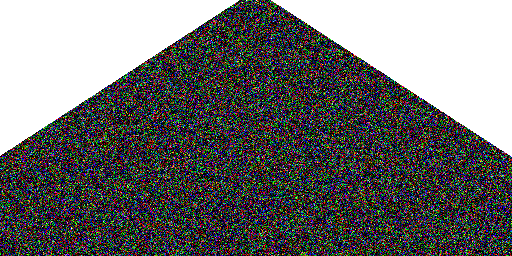
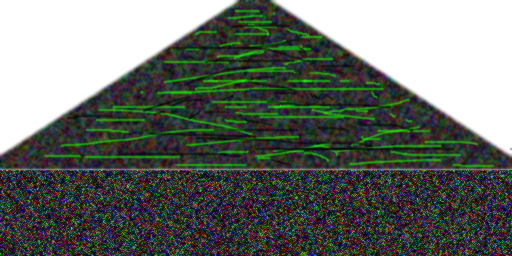
Layer changes from the first 512 x 256 image to the second:
painted on "Layer #1" over [0, 170, 512, 256]
painted on "Layer" over [0, 0, 512, 173]
